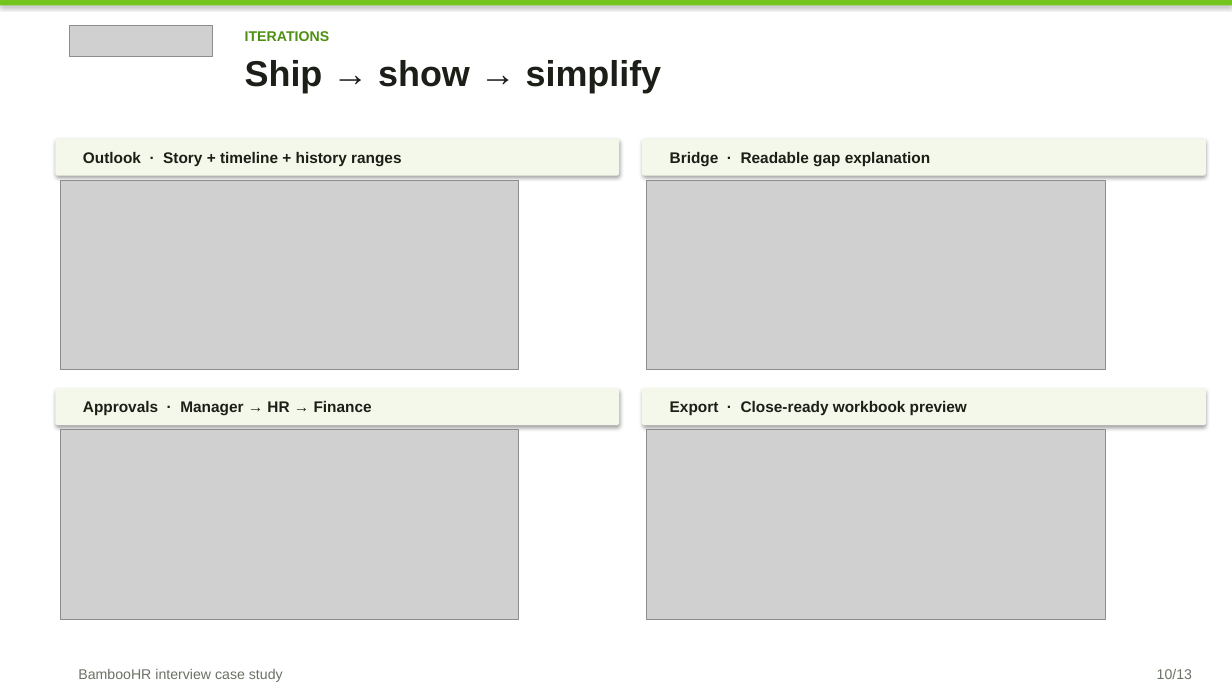
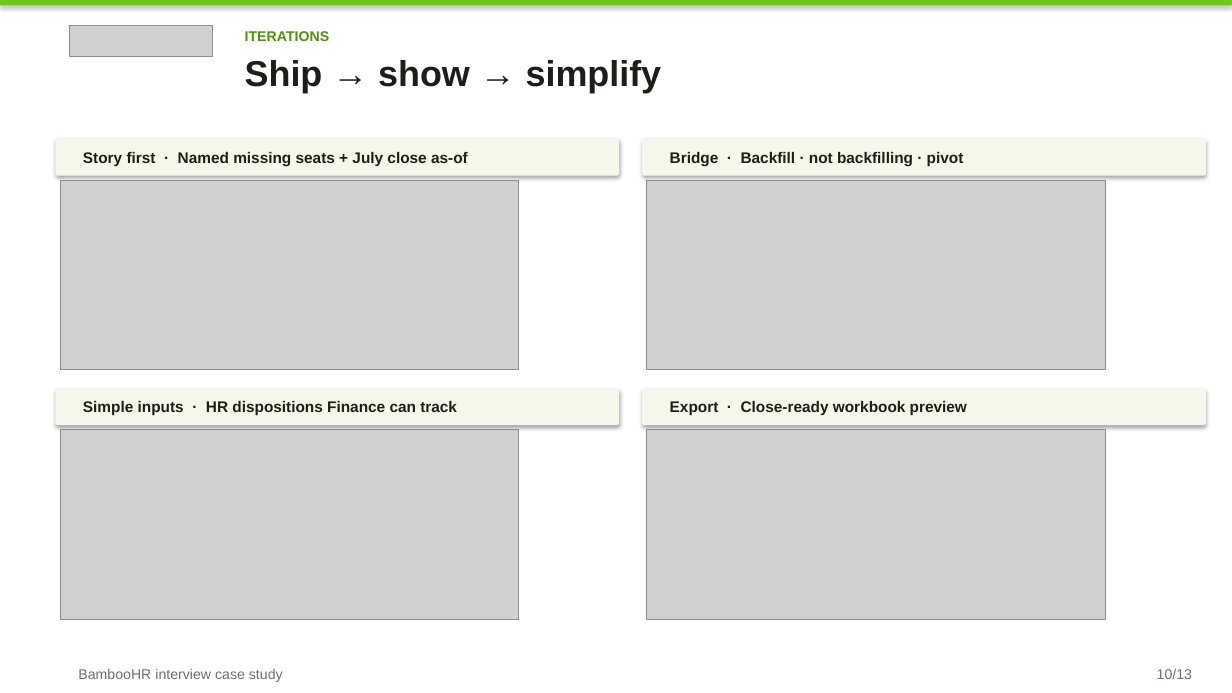
Before and after one commit to Brigdawg/Headcount-Reconciliation, a slide deck: slide 10 of deck/Headcount_Control_Tower_Case_Study.pptx. Drawn at 1232x693 pixels with LibreOffice and Linux fonts; fonts in the diff are those of the drawing; grey boxes stand for pictures. Boxes give left, top, right and bottom in pixels: in the first picture for what was removed or moved away, otherwise in the second. Text is boxed around its words. In the diff, an @@ line names an element or a change of style, - is before the commit and + after.

Commit message:
Incorporate Finance partner feedback into prototype and deck.
Name missing seats and as-of dates, add not-backfilling and pivot dispositions, drop contractors, and lead with the variance story for Finance and HR.

```diff
--- a/deck/Headcount_Control_Tower_Case_Study.pptx
+++ b/deck/Headcount_Control_Tower_Case_Study.pptx
@@ text at <box>83,152,468,166</box>: text changed @@
-Outlook · Story + timeline + history ranges
+Story first · Named missing seats + July close as-of
@@ text at <box>670,152,964,166</box>: text changed @@
-Bridge · Readable gap explanation
+Bridge · Backfill · not backfilling · pivot
@@ text at <box>83,401,457,416</box>: text changed @@
-Approvals · Manager → HR → Finance
+Simple inputs · HR dispositions Finance can track
```
Also in this commit, not shown: 6 other slides changed, 5 other files.
